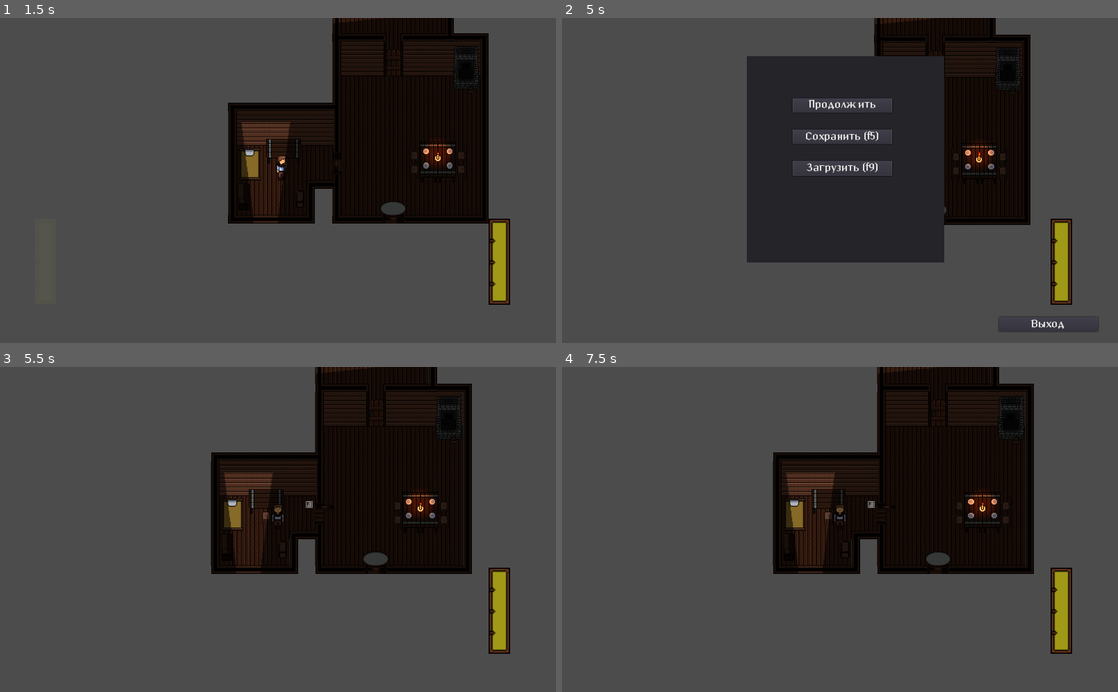
Above: before the commit, frames 1-4 (two rows, left to right).
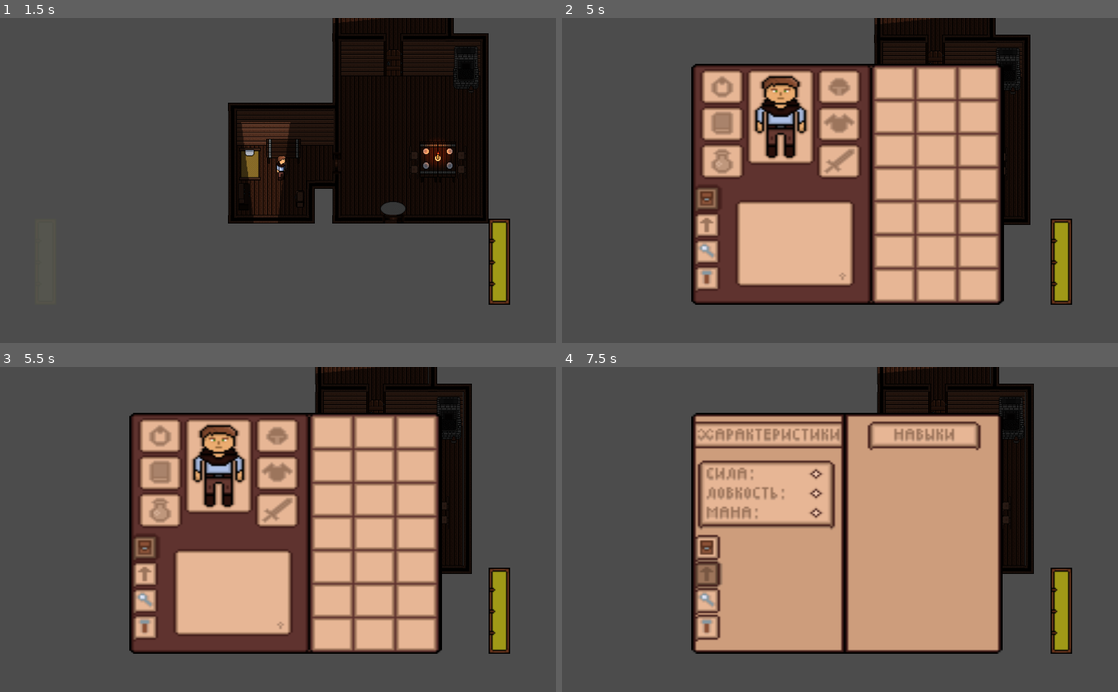
Above: after the commit, the same moments.

Repository: edem4ik322/Chronicum
Game: Godot game, scene res://scenes/menu.tscn
Two runs of this game, one before a commit and one after it. Both use one fixed random seed, a clock stepped at 60 frames per second and the inputs below.
Inputs (mouse positions are in pixels of both pictures, inside the frame that each line leads up to):
- Up to frame 1 (1.5 s): click (211, 187) at 0.5 s; tap Enter at 1.25 s; move the mouse to (400, 164) at 1.27 s; hold D (right) from 1.28 s (still down); hold F (Test) from 1.28 s (still down); click (400, 164) at 1.42 s
- Up to frame 2 (5 s): release D (right) at 2 s; release F (Test) at 2 s; drag from (728, 196) to (928, 66) at 2.02 s; tap Space (magic_button) at 2.75 s; move the mouse to (895, 109) at 2.77 s; hold D (right) 2.78-3.5 s; hold F (Test) 2.78-3.5 s; drag from (812, 245) to (823, 161) at 3.52 s; tap Enter at 4.25 s; move the mouse to (1006, 229) at 4.27 s; hold A (left) from 4.28 s (still down); hold F6 (f6) from 4.28 s (still down); tap F (Test) at 4.55 s; tap Escape (Pause) at 4.9 s
- Up to frame 3 (5.5 s): release A (left) at 5 s; release F6 (f6) at 5 s; click (278, 454) at 5 s, where only the run before the commit has a clickable "Продолжить"
- Up to frame 4 (7.5 s): click (706, 549) at 5.77 s; click (706, 601) at 6.52 s; click (706, 575) at 7.27 s

Frame 1 is identical in both runs. In frame 2, 42% of the frame differs, in the area x 23-97%, y 11-97%; in frame 3, 41%; in frame 4, 41%.

Commit message:
7
Добавил менюшку

Diff:
--- a/project.godot
+++ b/project.godot
@@ -12,6 +12,7 @@
 
 config/name="magic twins"
 run/main_scene="res://scenes/menu.tscn"
+boot_splash/fullsize=false
 config/icon="res://icon.png"
 
 [autoload]
@@ -22,7 +23,9 @@
 
 window/size/borderless=true
 window/size/fullscreen=true
+window/size/always_on_top=true
 window/dpi/allow_hidpi=true
+window/vsync/use_vsync=false
 window/stretch/mode="2d"
 window/stretch/aspect="keep"
 
--- a/scenes/Pause.tscn
+++ b/scenes/Pause.tscn
@@ -1,52 +1,116 @@
-[gd_scene load_steps=3 format=2]
+[gd_scene load_steps=7 format=2]
 
 [ext_resource path="res://style/theme/main_theme.tres" type="Theme" id=1]
 [ext_resource path="res://scripts/UI/Pause.gd" type="Script" id=2]
+[ext_resource path="res://sprites/UI/Settings.png" type="Texture" id=3]
+[ext_resource path="res://sprites/UI/Skills.png" type="Texture" id=4]
+[ext_resource path="res://sprites/UI/Quest_menu.png" type="Texture" id=5]
+[ext_resource path="res://sprites/UI/inventory.png" type="Texture" id=6]
 
 [node name="Pause" type="Control"]
 script = ExtResource( 2 )
 
-[node name="Panel" type="Panel" parent="."]
-anchor_left = 0.5
-anchor_right = 0.5
-margin_left = 340.0
-margin_top = 70.0
-margin_right = 704.0
-margin_bottom = 451.0
+[node name="Inventory_Button" type="Button" parent="."]
+margin_left = 246.0
+margin_top = 312.0
+margin_right = 298.0
+margin_bottom = 391.0
+rect_scale = Vector2( 0.896062, 0.57962 )
+flat = true
 
-[node name="Button" type="Button" parent="Panel"]
-margin_left = 85.0
-margin_top = 77.5
-margin_right = 268.0
-margin_bottom = 104.5
+[node name="Quests_Button" type="Button" parent="."]
+margin_left = 245.0
+margin_top = 409.0
+margin_right = 297.0
+margin_bottom = 488.0
+rect_scale = Vector2( 0.896062, 0.57962 )
+flat = true
+
+[node name="Skills_Button" type="Button" parent="."]
+margin_left = 244.0
+margin_top = 358.0
+margin_right = 319.0
+margin_bottom = 481.0
+rect_scale = Vector2( 0.65198, 0.391257 )
+flat = true
+
+[node name="Menu_Button" type="Button" parent="."]
+margin_left = 247.0
+margin_top = 457.0
+margin_right = 294.0
+margin_bottom = 504.0
+flat = true
+
+[node name="Settings" type="Sprite" parent="."]
+position = Vector2( 529, 307 )
+scale = Vector2( 4.06383, 3.27206 )
+texture = ExtResource( 3 )
+
+[node name="Exit_Button" type="Button" parent="Settings"]
+margin_left = -60.0
+margin_top = -24.0
+margin_right = 327.0
+margin_bottom = 11.0
+rect_scale = Vector2( 0.133368, 0.475712 )
 theme = ExtResource( 1 )
-text = "Продолжить"
+flat = true
 
-[node name="Save_Button" type="Button" parent="Panel"]
-margin_left = 85.0
-margin_top = 136.0
-margin_right = 268.0
-margin_bottom = 163.0
+[node name="Save_Button" type="Button" parent="Settings"]
+margin_left = 8.0
+margin_top = 32.0
+margin_right = 176.0
+margin_bottom = 64.0
+rect_scale = Vector2( 0.306666, 0.489097 )
 theme = ExtResource( 1 )
-text = "Сохранить (f5)"
+flat = true
 
-[node name="Load_Button" type="Button" parent="Panel"]
-margin_left = 85.0
-margin_top = 194.0
-margin_right = 268.0
-margin_bottom = 221.0
+[node name="Load_Button" type="Button" parent="Settings"]
+margin_left = 8.0
+margin_top = 49.0
+margin_right = 66.0
+margin_bottom = 89.0
+rect_scale = Vector2( 0.898924, 0.407263 )
 theme = ExtResource( 1 )
-text = "Загрузить (f9)"
+flat = true
 
-[node name="Exit_Button" type="Button" parent="."]
-margin_left = 804.0
-margin_top = 552.0
-margin_right = 987.0
-margin_bottom = 579.0
+[node name="Ok_Button" type="Button" parent="Settings"]
+margin_left = -60.0
+margin_top = -64.0
+margin_right = 684.0
+margin_bottom = -6.0
+rect_scale = Vector2( 0.0700637, 0.294118 )
 theme = ExtResource( 1 )
-text = "Выход"
+flat = true
 
-[connection signal="pressed" from="Panel/Button" to="." method="_on_Button_pressed"]
-[connection signal="pressed" from="Panel/Save_Button" to="." method="_on_Save_Button_pressed"]
-[connection signal="pressed" from="Panel/Load_Button" to="." method="_on_Load_Button_pressed"]
-[connection signal="pressed" from="Exit_Button" to="." method="_on_Exit_Button_pressed"]
+[node name="Settings_Button" type="Button" parent="Settings"]
+margin_left = -60.0
+margin_top = -44.0
+margin_right = 2.0
+margin_bottom = -17.0
+rect_scale = Vector2( 0.831053, 0.570984 )
+flat = true
+
+[node name="Skills" type="Sprite" parent="."]
+position = Vector2( 527, 307 )
+scale = Vector2( 4.064, 3.272 )
+texture = ExtResource( 4 )
+
+[node name="QuestMenu" type="Sprite" parent="."]
+position = Vector2( 527, 307 )
+scale = Vector2( 4.064, 3.272 )
+texture = ExtResource( 5 )
+
+[node name="Inventory" type="Sprite" parent="."]
+position = Vector2( 527, 307 )
+scale = Vector2( 4.064, 3.272 )
+texture = ExtResource( 6 )
+
+[connection signal="pressed" from="Inventory_Button" to="." method="_on_Inventory_Button_pressed"]
+[connection signal="pressed" from="Quests_Button" to="." method="_on_Quests_Button_pressed"]
+[connection signal="pressed" from="Skills_Button" to="." method="_on_Skills_Button_pressed"]
+[connection signal="pressed" from="Menu_Button" to="." method="_on_Menu_Button_pressed"]
+[connection signal="pressed" from="Settings/Exit_Button" to="." method="_on_Exit_Button_pressed"]
+[connection signal="pressed" from="Settings/Save_Button" to="." method="_on_Save_Button_pressed"]
+[connection signal="pressed" from="Settings/Load_Button" to="." method="_on_Load_Button_pressed"]
+[connection signal="pressed" from="Settings/Ok_Button" to="." method="_on_Ok_Button_pressed"]
+[connection signal="pressed" from="Settings/Settings_Button" to="." method="_on_Settings_Button_pressed"]
--- a/scenes/Player 1.tscn
+++ b/scenes/Player 1.tscn
@@ -142,7 +142,6 @@
 fill_mode = 2
 
 [node name="Pause" parent="CanvasLayer" instance=ExtResource( 26 )]
-visible = false
 
 [node name="Hand" type="Node2D" parent="."]
 position = Vector2( 9, -15 )
--- a/scenes/home.tscn
+++ b/scenes/home.tscn
@@ -11,7 +11,6 @@
 [ext_resource path="res://scenes/wall scenes/Угол 3.tscn" type="PackedScene" id=10]
 [ext_resource path="res://scenes/door scenes/wood-door-up.tscn" type="PackedScene" id=11]
 [ext_resource path="res://sprites/floor/wood_floor_v2.png" type="Texture" id=12]
-[ext_resource path="res://sprites/UI/f.png" type="Texture" id=13]
 [ext_resource path="res://scenes/object scenes/Bad.tscn" type="PackedScene" id=14]
 [ext_resource path="res://scenes/object scenes/chair_right.tscn" type="PackedScene" id=15]
 [ext_resource path="res://sprites/object/carpet.png" type="Texture" id=16]
@@ -40,9 +39,6 @@
 0/shapes = [  ]
 0/z_index = 0
 
-[sub_resource type="RectangleShape2D" id=7]
-extents = Vector2( 51, 36.5 )
-
 [node name="home" type="Node2D"]
 script = ExtResource( 1 )
 
@@ -307,22 +303,3 @@
 texture = ExtResource( 26 )
 energy = 0.8
 shadow_enabled = true
-
-[node name="Area2D2" type="Area2D" parent="."]
-position = Vector2( 97, -31 )
-collision_layer = 8
-collision_mask = 4
-
-[node name="CollisionShape2D" type="CollisionShape2D" parent="Area2D2"]
-visible = false
-position = Vector2( -19, -7.5 )
-shape = SubResource( 7 )
-
-[node name="F" type="Sprite" parent="Area2D2"]
-visible = false
-position = Vector2( 4, -18 )
-scale = Vector2( 0.2, 0.2 )
-texture = ExtResource( 13 )
-
-[connection signal="body_entered" from="Area2D2" to="." method="_on_Area2D2_body_entered"]
-[connection signal="body_exited" from="Area2D2" to="." method="_on_Area2D2_body_exited"]
--- a/scenes/map.tscn
+++ b/scenes/map.tscn
@@ -26,6 +26,10 @@
 [ext_resource path="res://scenes/object scenes/furnace.tscn" type="PackedScene" id=24]
 [ext_resource path="res://sprites/nature/rain/rain4.png" type="Texture" id=25]
 [ext_resource path="res://sprites/nature/rain/rain3.png" type="Texture" id=26]
+[ext_resource path="res://sprites/npc/Yob(gopnik)_1.png" type="Texture" id=27]
+[ext_resource path="res://sprites/npc/uncle_Anjey.png" type="Texture" id=28]
+[ext_resource path="res://sprites/npc/Yob(gopnik)_2.png" type="Texture" id=29]
+[ext_resource path="res://sprites/npc/Trader.png" type="Texture" id=30]
 
 [sub_resource type="AnimatedTexture" id=2]
 flags = 4
@@ -179,6 +183,7 @@
 emission_shape = 2
 emission_rect_extents = Vector2( 1000, 1000 )
 gravity = Vector2( 0, 0 )
+scale_amount = 0.8
 
 [node name="floor" type="TileMap" parent="."]
 position = Vector2( 30, 0 )
@@ -241,3 +246,19 @@
 [node name="КартаДеревни" type="Sprite" parent="YSort/houses"]
 position = Vector2( 688, -551 )
 texture = ExtResource( 20 )
+
+[node name="Trader" type="Sprite" parent="."]
+position = Vector2( 648, 400 )
+texture = ExtResource( 30 )
+
+[node name="UncleAnjey" type="Sprite" parent="."]
+position = Vector2( 859, 209 )
+texture = ExtResource( 28 )
+
+[node name="Yob(gopnik)2" type="Sprite" parent="."]
+position = Vector2( 600, 271 )
+texture = ExtResource( 29 )
+
+[node name="Yob(gopnik)1" type="Sprite" parent="."]
+position = Vector2( 638, 266 )
+texture = ExtResource( 27 )
--- a/scripts/Player 1.gd
+++ b/scripts/Player 1.gd
@@ -22,6 +22,8 @@
 
 
 func _ready():
+	if Singleton.pause == false:
+		$CanvasLayer/Pause.hide()
 	if Singleton.weather == "rain":
 		if Singleton.location_now == "map":
 			$CanvasLayer/CPUParticles2D.show()
--- a/scripts/UI/Pause.gd
+++ b/scripts/UI/Pause.gd
@@ -9,7 +9,7 @@
 	Singleton.exit()
 
 
-func _on_Button_pressed():
+func _on_Ok_Button_pressed():
 	hide()
 	Singleton.pause = false
 
@@ -20,3 +20,36 @@
 
 func _on_Load_Button_pressed():
 	Singleton.load_game()
+
+
+
+func _on_Skills_Button_pressed():
+	$Inventory.hide()
+	$Settings.hide()
+	$QuestMenu.hide()
+	$Skills.show()
+
+
+func _on_Settings_Button_pressed():
+	pass
+
+
+func _on_Quests_Button_pressed():
+	$Inventory.hide()
+	$Settings.hide()
+	$Skills.hide()
+	$QuestMenu.show()
+
+
+func _on_Menu_Button_pressed():
+	$Inventory.hide()
+	$QuestMenu.hide()
+	$Skills.hide()
+	$Settings.show()
+
+
+func _on_Inventory_Button_pressed():
+	$QuestMenu.hide()
+	$Skills.hide()
+	$Settings.hide()
+	$Inventory.show()
--- a/scripts/locations/home.gd
+++ b/scripts/locations/home.gd
@@ -34,17 +34,3 @@
 	#pass
 	#if Input.is_action_just_pressed("Pause"):
 		#Control.pause()
-
-
-
-
-
-func _on_Area2D2_body_exited(_body):
-	$Area2D2/F.hide()
-	$Area2D2.queue_free()
-
-
-func _on_Area2D2_body_entered(_body):
-	if Singleton.help_1 == true:
-		$Area2D2/F.show()
-		Singleton.help_1 = false
Not shown: 1 places in scenes/home.tscn that only renumber resources
Not shown: 1 places in scenes/map.tscn that only renumber resources
Binary file added: sprites/UI/Quest_menu.png
Not shown, added: sprites/UI/Quest_menu.png.import
Binary file added: sprites/UI/Settings.png
Not shown, added: sprites/UI/Settings.png.import
Binary file added: sprites/UI/Skills.png
Not shown, added: sprites/UI/Skills.png.import
Binary file removed: sprites/UI/alt.png
Binary file removed: sprites/UI/f.png
Binary file added: sprites/UI/inventory.png
Not shown, added: sprites/UI/inventory.png.import
(and 16 more such lines)
